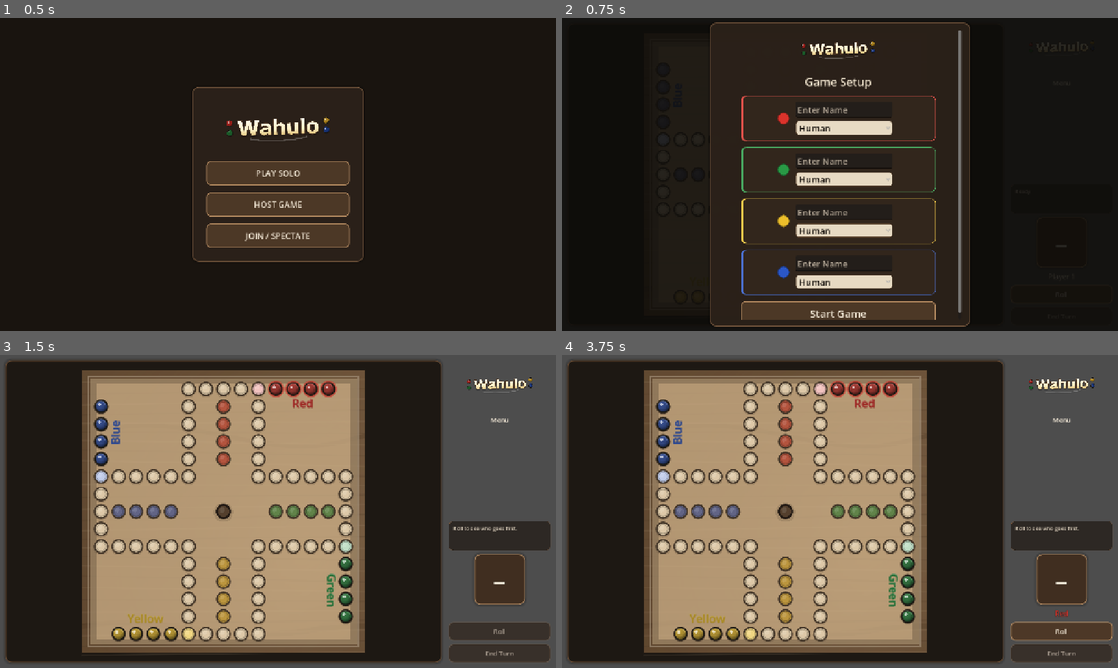
Above: before the commit, frames 1-4 (two rows, left to right).
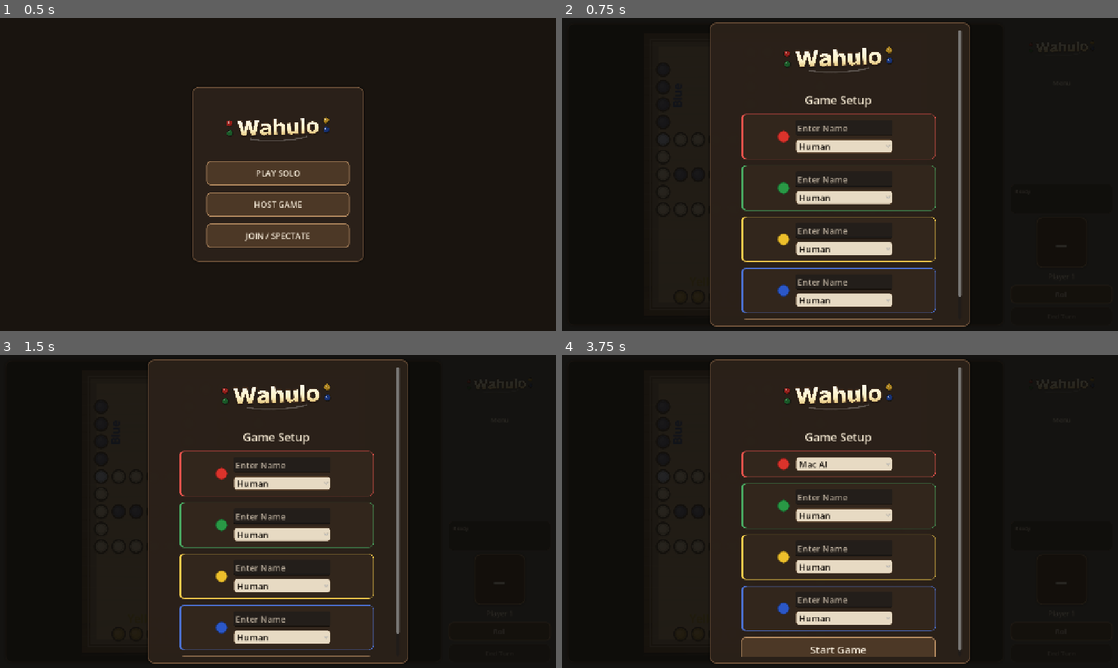
Above: after the commit, the same moments.

Repository: ItsTheMcCoy/wahoo-app
Game: Godot game, scene res://scenes/HomeScreen.tscn
Same seed, same stepped clock (60 frames per second), same inputs: the game is played once before the commit and once after it.
Inputs (mouse positions are in pixels of both pictures, inside the frame that each line leads up to):
- Up to frame 1 (0.5 s): no input
- Up to frame 2 (0.75 s): click "PLAY SOLO" at 0.5 s
- Up to frame 3 (1.5 s): click (278, 649) at 1.25 s, where only the run before the commit has a clickable "Start Game"
- Up to frame 4 (3.75 s): click (1062, 630) at 2 s, where only the run after the commit has a clickable "Roll"; click (845, 483) at 2.75 s, where only the run after the commit has a clickable "Human"; click (845, 533) at 3.5 s, where only the run after the commit has a clickable "Human"

Frame 1 is identical in both runs. In frame 2, 12% of the frame differs, in the area x 32-72%, y 7-97%; in frame 3, 71%; in frame 4, 71%, in the area x 0-100%, y 0-100%.

Commit message:
Enlarge wordmark on Game Setup screen (88 → 130px height)
Co-Authored-By: Claude Sonnet 4.6 <noreply@anthropic.com>

Diff:
--- a/godot/scripts/main.gd
+++ b/godot/scripts/main.gd
@@ -720,7 +720,7 @@
 		sps.content_margin_top    = vpad
 		sps.content_margin_bottom = vpad
 
-	_setup_brand_title.custom_minimum_size = Vector2(0, roundi(88.0 * ui_scale))
+	_setup_brand_title.custom_minimum_size = Vector2(0, roundi(130.0 * ui_scale))
 
 	var setup_content := $SetupOverlay/SetupPanel/SetupScroll/SetupContent as VBoxContainer
 	var setup_title   := $SetupOverlay/SetupPanel/SetupScroll/SetupContent/SetupTitle as Label
Not shown, changed: godot/build/web/index.pck
